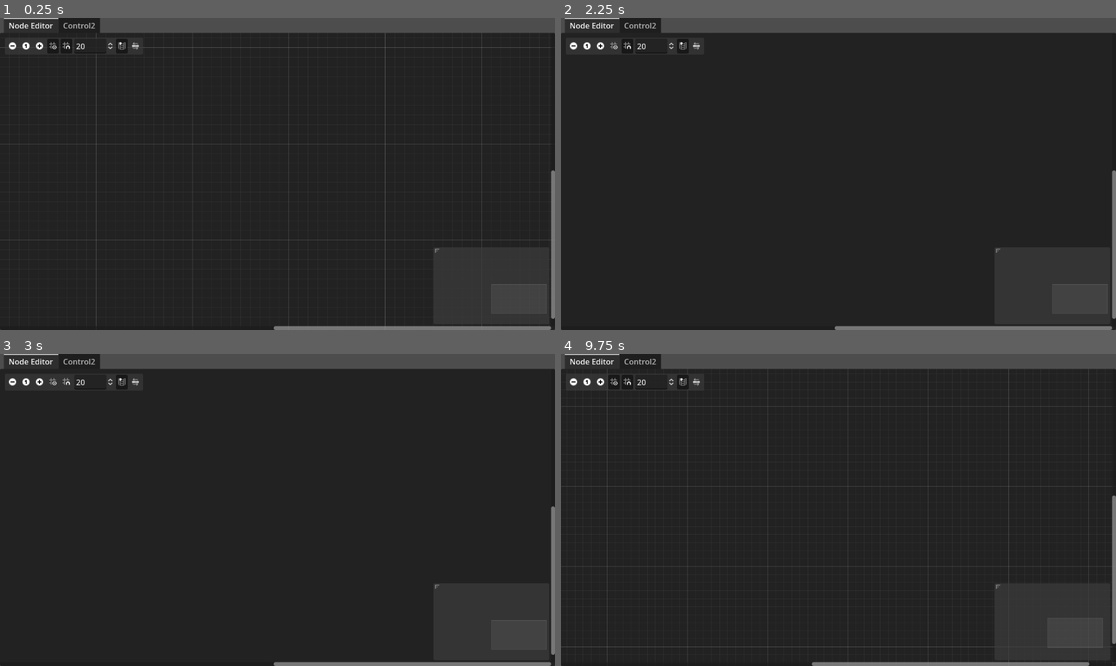
Above: before the commit, frames 1-4 (two rows, left to right).
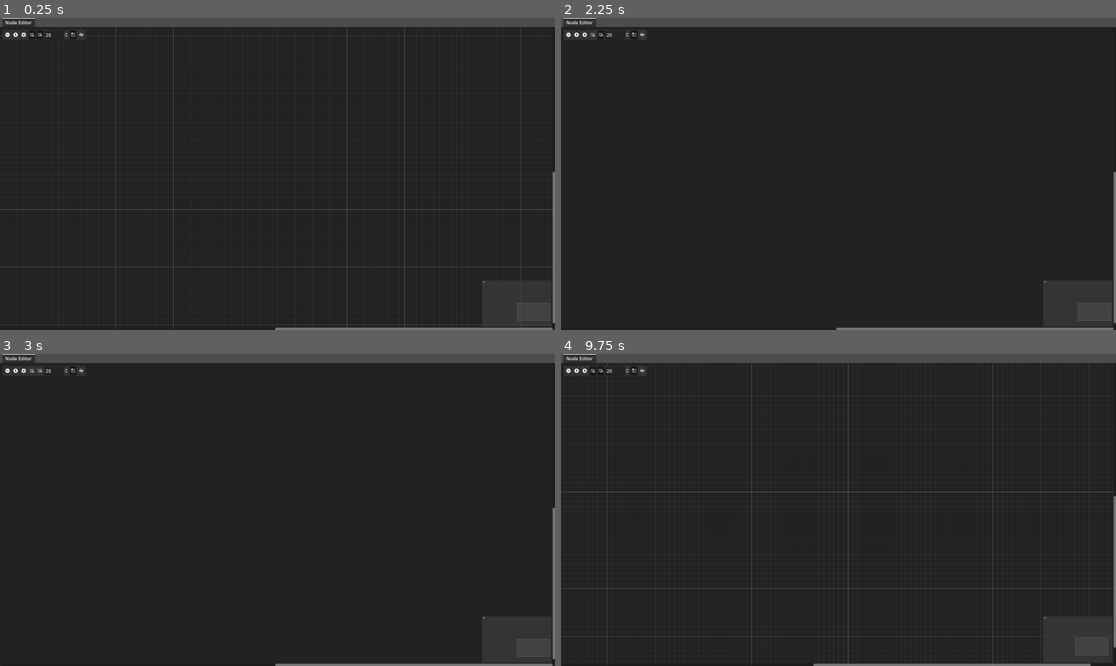
Above: after the commit, the same moments.

Repository: SpectrumPro/Spectrum
Game: Godot game, scene res://Main.tscn
The game is run twice, just before and just after one commit, with the same random seed, the same clock (stepped at 60 frames per second) and the same inputs.
Inputs (mouse positions are in pixels of both pictures, inside the frame that each line leads up to; where the layout moved, square brackets give the same spot in the first picture):
- Up to frame 1 (0.25 s): no input
- Up to frame 2 (2.25 s): click (566, 33) [572, 46] at 0.5 s; click (583, 33) [599, 46] at 1.25 s; click (594, 33) [616, 46] at 2 s
- Up to frame 3 (3 s): click (38, 369) [66, 382] at 2.75 s
- Up to frame 4 (9.75 s): click (633, 369) [683, 382] at 3.5 s; click (644, 369) [694, 382] at 4.25 s; click (566, 369) [572, 382] at 5 s; click (583, 369) [599, 382] at 5.75 s; click (594, 369) [616, 382] at 6.5 s; click (599, 369) [627, 382] at 7.25 s; click (633, 369) [683, 382] at 8 s; click (644, 369) [694, 382] at 8.75 s; click (566, 369) [572, 382] at 9.5 s

The runs differ from the first frame. In frame 1, 4.4% of the frame differs, in the area x 0-100%, y 0-100%; in frame 2, 2.8%; in frame 3, 2.8%; in frame 4, 4.2%.
Error before the commit: Attempt to call function 'get_current_tab_control' in base 'null instance' on a null instance. (res://Scripts/NodeList.gd:16)
Error after the commit: Invalid call. Nonexistent function 'node_process' in base 'Control'. (res://Main.gd:34)

Commit message:
Version 1 update

Diff:
--- a/Main.gd
+++ b/Main.gd
@@ -1,56 +1,99 @@
-extends Control
+extends GraphEdit
 
 var initial_position = Vector2(40,40)
 var node_index = 0
-@onready var nodeList = $Control/NodeList
+@onready var node_list = get_parent().get_parent().get_node("Node List/NodeList")
 var built_in_nodes = {
 	'DMX Value':"DMX_value",
 	'Art-Net Output':"ART_NET_output",
+	'Merge':"Merge",
+	'Value':"Value",
+	'DMX Table': "DMX_table"
 }
+
 var connected_nodes = {}
+
+var outbound_queue = {}
 # Called when the node enters the scene tree for the first time.
 
 func _ready():
-	pass # Replace with function body.
+	for node in built_in_nodes:
+		node_list.add_item(node)
 
 # Called every frame. 'delta' is the elapsed time since the previous frame.
-#func _process(delta):
-#	pass
-
+func _process(_delta):
+	if Input.is_action_just_pressed("process_loop"):
+		print(connected_nodes)
+	if not outbound_queue.is_empty():
+		for i in outbound_queue:
+			if connected_nodes.has(i):
+				for slot in connected_nodes[i]:
+					get_node(NodePath(slot[1])).receive(outbound_queue[i][slot[0]], slot[2])
+		outbound_queue = {}
+	for N in self.get_children():
+			N.node_process()
 
 func send(node, data, slot):
-	print(data)
-	get_node(NodePath(connected_nodes[node][slot])).receive(data, slot)
+	if node.name in outbound_queue:
+		outbound_queue[node.name][slot] = data
+	else:
+		outbound_queue[node.name] = {slot:data}
+
+#	for node_to_send in connected_nodes:
+#		get_node(NodePath(list[i]["to"])).receive(data, list[i]["to_port"])
+
+#			print(self.get_parent().get_node("Node Editor").get_connection_list())
+#	if connected_nodes.has(node):
+#		get_node(NodePath(connected_nodes[node][slot])).receive(data, slot)
 
 func _on_GraphEdit_connection_request(from, from_slot, to, to_slot):
-	self.get_parent().get_node("Node Editor").connect_node(from, from_slot, to, to_slot)
-	print(from)
-	connected_nodes[get_node(str(from))] = {from_slot:to}
+	self.connect_node(from, from_slot, to, to_slot)
+	if from in connected_nodes:
+		connected_nodes[from].append([from_slot, to, to_slot])
+	else:
+		connected_nodes[from] = [[from_slot, to, to_slot]]
+	print(connected_nodes)
 
 func _on_GraphEdit_disconnection_request(from, from_slot, to, to_slot):
-	self.get_parent().get_node("Node Editor").disconnect_node(from, from_slot, to, to_slot)
-	print(from)
-	connected_nodes[get_node(str(from))].erase(from_slot)
+	self.disconnect_node(from, from_slot, to, to_slot)
+	connected_nodes[from].erase([from_slot, to, to_slot])
+	if len(connected_nodes[from]) == 0:
+		connected_nodes.erase(from)
+	print(connected_nodes)
 
-func _on_RunProgram_pressed():
-	var G = self
-	var connection_list = G.get_connection_list()
-	print(G.get_connection_list())
-	var result = 0
-	for i in range(0, connection_list.size()):
-		var value = G.get_node(NodePath(connection_list[i].from)).get_node('SpinBox').value
-		var value_2 = G.get_node(NodePath(connection_list[i].to)).get_node('SpinBox').value
-		result += value
-		if i+1 == connection_list.size():
-			result += value_2
-	print(result)
+func delete(node):
+	connected_nodes.erase(node.name)
+	print(connected_nodes)
+	for i in connected_nodes:
+		print(i)
+		for x in connected_nodes[i]:
+			print(x)
+			if node.name in x:
+				print("found node to delete")
+				print(x)
+				connected_nodes[i].erase(x)
+		if len(connected_nodes[i]) == 0:
+			connected_nodes.erase(i)
+
+#func _on_RunProgram_pressed():
+#	var G = self
+#	var connection_list = G.get_connection_list()
+#	print(G.get_connection_list())
+#	var result = 0
+#	for i in range(0, connection_list.size()):
+#		var value = G.get_node(NodePath(connection_list[i].from)).get_node('SpinBox').value
+#		var value_2 = G.get_node(NodePath(connection_list[i].to)).get_node('SpinBox').value
+#		result += value
+#		if i+1 == connection_list.size():
+#			result += value_2
+#	print(result)
 
 
 func _on_item_list_item_clicked(index, _at_position, _mouse_button_index):
-	print("res://Nodes/" + built_in_nodes[nodeList.get_item_text(index)] + ".tscn")
-	var node_to_add = load("res://Nodes/" + built_in_nodes[nodeList.get_item_text(index)] + ".tscn").instantiate()
-	node_to_add.position_offset += initial_position + (node_index * Vector2(20,20))
-	set_editable_instance(node_to_add, true)
+	print("res://Nodes/" + built_in_nodes[node_list.get_item_text(index)] + ".tscn")
+	var node_to_add = load("res://Nodes/" + built_in_nodes[node_list.get_item_text(index)] + ".tscn").instantiate()
+	node_to_add.position_offset = (get_viewport().get_mouse_position() + self.scroll_offset) / self.zoom
+#	set_editable_instance(node_to_add, true)
 	node_to_add.name = node_to_add.name + str(node_index)
 	self.add_child(node_to_add)
 	node_index += 1
--- a/Main.tscn
+++ b/Main.tscn
@@ -1,7 +1,8 @@
-[gd_scene load_steps=3 format=3 uid="uid://p3sohjs1pt37"]
+[gd_scene load_steps=4 format=3 uid="uid://p3sohjs1pt37"]
 
 [ext_resource type="Script" path="res://Main.gd" id="1"]
 [ext_resource type="Script" path="res://Scripts/NodeList.gd" id="2_8afhv"]
+[ext_resource type="Script" path="res://Scripts/fps.gd" id="3_l3bnx"]
 
 [node name="Main" type="Control"]
 layout_mode = 3
@@ -10,22 +11,6 @@
 anchor_bottom = 1.0
 grow_horizontal = 2
 grow_vertical = 2
-
-[node name="HBoxContainer" type="HBoxContainer" parent="."]
-visible = false
-layout_mode = 0
-offset_left = 12.2587
-offset_top = 9.01583
-offset_right = 202.259
-offset_bottom = 33.0158
-
-[node name="Button" type="Button" parent="HBoxContainer"]
-layout_mode = 2
-text = "Add node +"
-
-[node name="RunProgram" type="Button" parent="HBoxContainer"]
-layout_mode = 2
-text = "Do the magic!"
 
 [node name="TabContainer" type="TabContainer" parent="."]
 layout_mode = 1
@@ -41,46 +26,35 @@
 scroll_offset = Vector2(0, -31)
 script = ExtResource("1")
 
-[node name="Control" type="Control" parent="TabContainer/Node Editor"]
+[node name="Node List" type="Control" parent="."]
 visible = false
 layout_mode = 2
 anchors_preset = 0
-anchor_left = 0.0243056
-anchor_top = 0.146605
-anchor_right = 0.18316
-anchor_bottom = 0.595679
-offset_top = -26.4552
-offset_bottom = -26.4553
+anchor_left = 0.0229167
+anchor_top = 0.15463
+anchor_right = 0.0229167
+anchor_bottom = 0.15463
+offset_right = 186.0
+offset_bottom = 268.0
 script = ExtResource("2_8afhv")
 metadata/_edit_use_anchors_ = true
 
-[node name="LineEdit" type="LineEdit" parent="TabContainer/Node Editor/Control"]
+[node name="NodeList" type="ItemList" parent="Node List"]
 layout_mode = 1
-anchors_preset = 10
-anchor_right = 1.0
-offset_bottom = 31.0
-grow_horizontal = 2
-placeholder_text = "Search"
+offset_right = 186.0
+offset_bottom = 8.0
+auto_height = true
 
-[node name="NodeList" type="ItemList" parent="TabContainer/Node Editor/Control"]
-layout_mode = 1
-anchors_preset = 15
-anchor_right = 1.0
-anchor_bottom = 1.0
-offset_top = 34.0
-grow_horizontal = 2
-grow_vertical = 2
-item_count = 2
-item_0/text = "DMX Value"
-item_1/text = "Art-Net Output"
+[node name="Label" type="Label" parent="."]
+visible = false
+layout_mode = 0
+offset_left = 1834.0
+offset_top = 3.0
+offset_right = 1914.0
+offset_bottom = 26.0
+script = ExtResource("3_l3bnx")
 
-[node name="Control2" type="Control" parent="TabContainer"]
-visible = false
-layout_mode = 2
-
-[connection signal="pressed" from="HBoxContainer/Button" to="." method="_on_Button_pressed"]
-[connection signal="pressed" from="HBoxContainer/RunProgram" to="." method="_on_RunProgram_pressed"]
 [connection signal="connection_request" from="TabContainer/Node Editor" to="TabContainer/Node Editor" method="_on_GraphEdit_connection_request"]
 [connection signal="disconnection_request" from="TabContainer/Node Editor" to="TabContainer/Node Editor" method="_on_GraphEdit_disconnection_request"]
-[connection signal="item_clicked" from="TabContainer/Node Editor/Control/NodeList" to="TabContainer/Node Editor" method="_on_item_list_item_clicked"]
-[connection signal="item_clicked" from="TabContainer/Node Editor/Control/NodeList" to="TabContainer/Node Editor/Control" method="_on_node_list_item_clicked"]
+[connection signal="item_clicked" from="Node List/NodeList" to="TabContainer/Node Editor" method="_on_item_list_item_clicked"]
+[connection signal="item_clicked" from="Node List/NodeList" to="Node List" method="_on_node_list_item_clicked"]
--- /dev/null
+++ b/Scripts/fps.gd
@@ -0,0 +1,11 @@
+extends Label
+
+
+# Called when the node enters the scene tree for the first time.
+func _ready():
+	pass # Replace with function body.
+
+
+# Called every frame. 'delta' is the elapsed time since the previous frame.
+func _process(_delta):
+	self.text = str(Engine.get_frames_per_second())
--- a/project.godot
+++ b/project.godot
@@ -13,7 +13,23 @@
 config/name="Spectrum"
 run/main_scene="res://Main.tscn"
 config/features=PackedStringArray("4.1")
+boot_splash/bg_color=Color(0.133333, 0.133333, 0.133333, 1)
+boot_splash/image="res://Assets/icon-small.png"
+boot_splash/fullsize=false
 config/icon="res://icon.png"
+boot_splash/minimum_display_time=500
+
+[audio]
+
+driver/enable_input=true
+
+[display]
+
+window/size/viewport_width=1920
+window/size/viewport_height=1080
+window/vsync/vsync_mode=0
+window/ios/hide_home_indicator=false
+window/ios/hide_status_bar=false
 
 [input]
 
@@ -22,6 +38,11 @@
 "events": [Object(InputEventMouseButton,"resource_local_to_scene":false,"resource_name":"","device":-1,"window_id":0,"a …(258 unchanged characters)…
 ]
 }
+process_loop={
+"deadzone": 0.5,
+"events": [Object(InputEventKey,"resource_local_to_scene":false,"resource_name":"","device":-1,"window_id":0,"alt_pressed":false,"shift_pressed":false,"ctrl_pressed":false,"meta_pressed":false,"pressed":false,"keycode":0,"physical_keycode":4194325,"key_label":0,"unicode":0,"echo":false,"script":null)
+]
+}
 
 [rendering]
 
Not shown, changed: Readme.md
